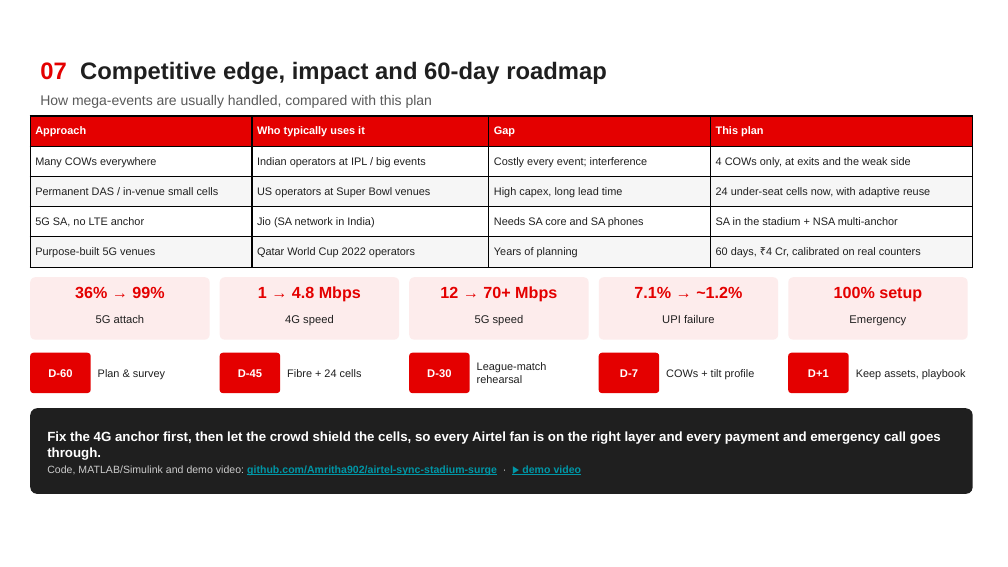
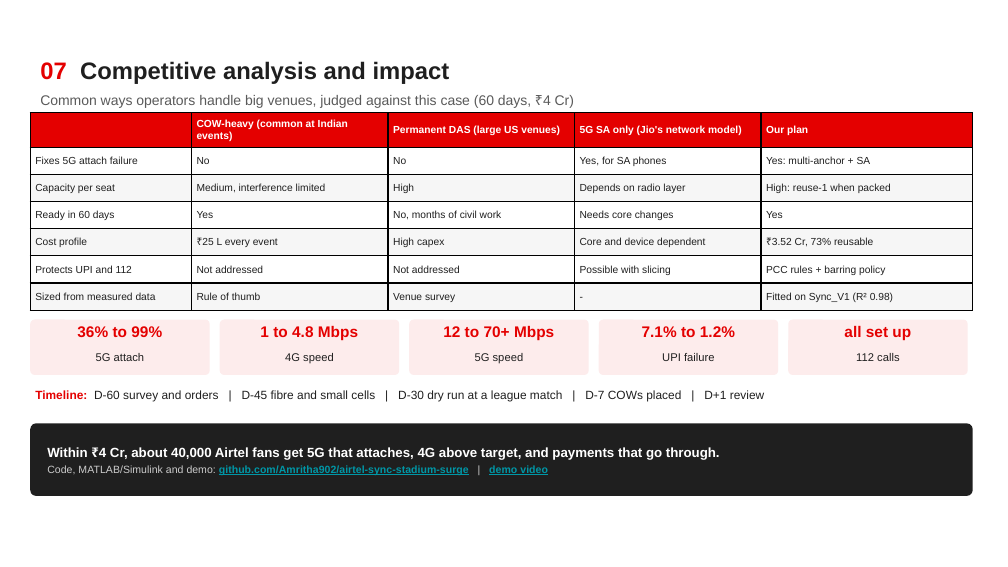
Before and after one commit to ShreyaNarasimhaKamath/Airtel_Synq_Hackathon-, a slide deck: slide 8 of Airtel_Sync_Stadium_Surge.pptx. Drawn at 1008x567 pixels with LibreOffice and Linux fonts; fonts in the diff are those of the drawing; background and template pictures are left out. Boxes give left, top, right and bottom in pixels: in the first picture for what was removed or moved away, otherwise in the second. Text is boxed around its words. In the diff, an @@ line names an element or a change of style, - is before the commit and + after.

Commit message:
Rewrite deck and README text, fuller competitive analysis, updated figures

```diff
--- a/Airtel_Sync_Stadium_Surge.pptx
+++ b/Airtel_Sync_Stadium_Surge.pptx
@@ text at box(40, 61, 450, 84): text changed @@
-07 Competitive edge, impact and 60-day roadmap
+07 Competitive analysis and impact
@@ table at box(30, 113, 973, 306) @@
-Approach | Who typically uses it | Gap | This plan
-Many COWs everywhere | Indian operators at IPL / big events | Costly every event; interference | 4 COWs only, at exits and the weak side
-Permanent DAS / in-venue small cells | US operators at Super Bowl venues | High capex, long lead time | 24 under-seat cells now, with adaptive reuse
-5G SA, no LTE anchor | Jio (SA network in India) | Needs SA core and SA phones | SA in the stadium + NSA multi-anchor
-Purpose-built 5G venues | Qatar World Cup 2022 operators | Years of planning | 60 days, ₹4 Cr, calibrated on real counters
+ | COW-heavy (common at Indian events) | Permanent DAS (large US venues) | 5G SA only (Jio's network model) | Our plan
+Fixes 5G attach failure | No | No | Yes, for SA phones | Yes: multi-anchor + SA
+Capacity per seat | Medium, interference limited | High | Depends on radio layer | High: reuse-1 when packed
+Ready in 60 days | Yes | No, months of civil work | Needs core changes | Yes
+Cost profile | ₹25 L every event | High capex | Core and device dependent | ₹3.52 Cr, 73% reusable
+Protects UPI and 112 | Not addressed | Not addressed | Possible with slicing | PCC rules + barring policy
+Sized from measured data | Rule of thumb | Venue survey | - | Fitted on Sync_V1 (R² 0.98)
@@ text at box(40, 95, 574, 108): text changed @@
-How mega-events are usually handled, compared with this plan
+Common ways operators handle big venues, judged against this case (60 days, ₹4 Cr)
@@ rounded rectangle: place and size @@
-rounded rectangle at box(30, 277, 210, 340)
+rounded rectangle at box(30, 320, 210, 375)
@@ text at box(77, 326, 162, 337): text changed; size 11.5 to 11 pt @@
-36% → 99%
+36% to 99%
@@ rounded rectangle: place and size @@
-rounded rectangle at box(220, 277, 399, 340)
+rounded rectangle at box(220, 320, 399, 375)
@@ text at box(260, 326, 358, 340): text changed; size 11.5 to 11 pt @@
-1 → 4.8 Mbps
+1 to 4.8 Mbps
@@ rounded rectangle: place and size @@
-rounded rectangle at box(409, 277, 589, 340)
+rounded rectangle at box(409, 320, 589, 375)
@@ text at box(443, 326, 554, 341): text changed; size 11.5 to 11 pt @@
-12 → 70+ Mbps
+12 to 70+ Mbps
@@ rounded rectangle: place and size @@
-rounded rectangle at box(599, 277, 778, 340)
+rounded rectangle at box(599, 320, 778, 375)
@@ text at box(642, 326, 735, 337): text changed; size 11.5 to 11 pt @@
-7.1% → ~1.2%
+7.1% to 1.2%
@@ rounded rectangle: place and size @@
-rounded rectangle at box(788, 277, 968, 340)
+rounded rectangle at box(788, 320, 968, 375)
@@ text at box(844, 326, 911, 341): text changed; size 11.5 to 11 pt @@
-100% setup
+all set up
@@ rounded rectangle removed at box(30, 353, 91, 393) @@
@@ rounded rectangle removed at box(220, 353, 280, 393) @@
@@ rounded rectangle removed at box(409, 353, 470, 393) @@
@@ 4 texts: place and size @@
-4 texts at box(96, 315, 715, 326)
+4 texts at box(96, 353, 715, 364)
@@ rounded rectangle removed at box(599, 353, 659, 393) @@
@@ rounded rectangle removed at box(788, 353, 849, 393) @@
@@ text at box(856, 353, 899, 361): text changed @@
-Emergency
+112 calls
@@ text removed at box(48, 369, 72, 377) @@
-D-60
@@ text removed at box(98, 369, 165, 379) @@
-Plan & survey
@@ text removed at box(238, 369, 262, 377) @@
-D-45
@@ text removed at box(287, 369, 362, 377) @@
-Fibre + 24 cells
@@ text removed at box(427, 369, 451, 377) @@
-D-30
@@ text removed at box(477, 362, 547, 383) @@
-League-match rehearsal
@@ text removed at box(620, 369, 638, 377) @@
-D-7
@@ text removed at box(666, 368, 755, 379) @@
-COWs + tilt profile
@@ text removed at box(808, 369, 829, 377) @@
-D+1
@@ text removed at box(856, 369, 966, 379) @@
-Keep assets, playbook
@@ text added at box(35, 390, 764, 402), 8.5 pt, text #1F1F1F @@
+Timeline: D-60 survey and orders | D-45 fibre and small cells | D-30 dry run at a league match | D-7 COWs placed | D+1 review
@@ rounded rectangle: place and size @@
-rounded rectangle at box(30, 408, 973, 494)
+rounded rectangle at box(30, 423, 973, 496)
@@ text at box(47, 447, 720, 475): text changed @@
-Fix the 4G anchor first, then let the crowd shield the cells, so every Airtel fan is on the right layer and every payment and emergency call goes through.
-Code, MATLAB/Simulink and demo video: github.com/Amritha902/airtel-sync-stadium-surge · ▶ demo video
+Within ₹4 Cr, about 40,000 Airtel fans get 5G that attaches, 4G above target, and payments that go through.
+Code, MATLAB/Simulink and demo: github.com/Amritha902/airtel-sync-stadium-surge | demo video
```
Also in this commit, not shown: 7 other slides changed, 5 other files.
